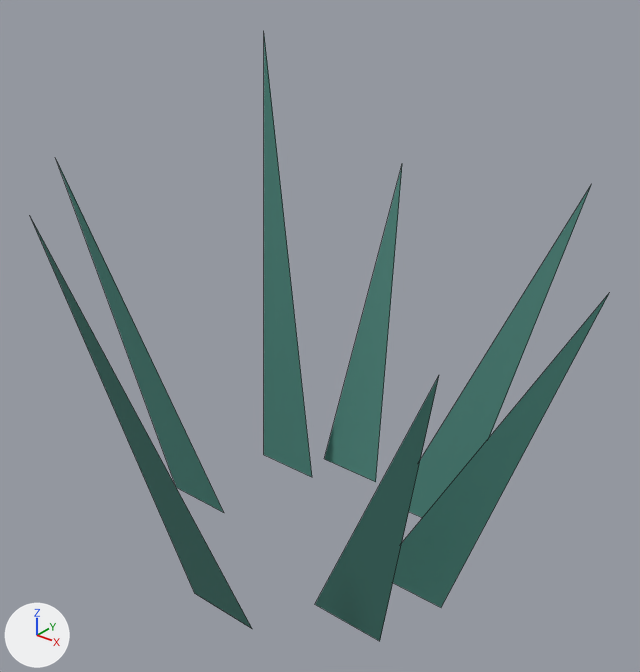
An edit to the glTF model maze3d/assets/models/grass.glb, drawn before and after from the same camera.
Camera for both pictures: a camera (50 mm lens) standing at (0.511, -0.608, 0.632) and looking at (0.018, 0.008, 0.25). Every picture has the same lights, and +X, +Y and +Z are marked at lower left. The older version comes first. Mesh edges are drawn as thin lines. Where no turn or scale is listed for an object, it has been applied to the vertices.

The first picture shows 'Blade', 'Blade.001', 'Blade.002', 'Blade.003', 'Blade.004', 'Blade.005', 'Blade.006'.
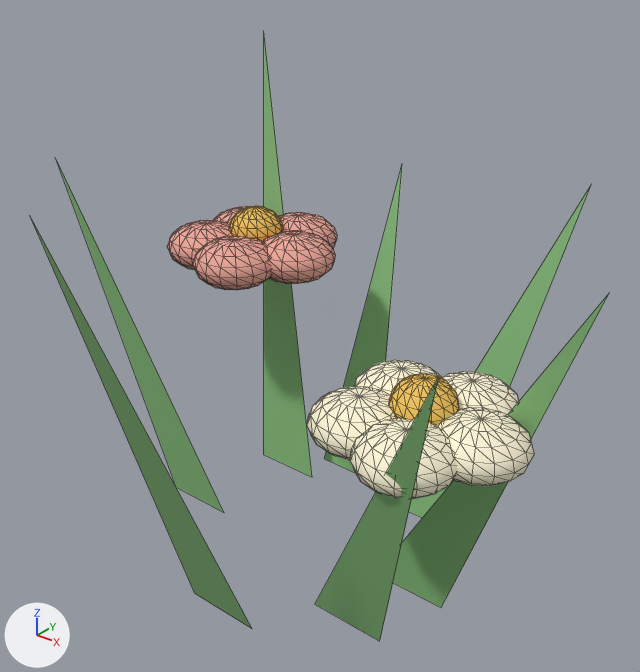
Location of each change, (x1, y1, x2, y2) in pixels of the pictures (640 x 672 px):
'Blade', recoloured: (393, 295, 608, 607) in both
'Blade.001', recoloured (dark cyan to green): (264, 41, 312, 477) in both
'Blade.003', recoloured: (409, 189, 589, 518) in both
'Blade.005', recoloured (dark cyan to green): (315, 376, 439, 641) in both
'Blade.006', recoloured (dark cyan to green): (324, 168, 402, 472) in both
'Blade.002', recoloured: (36, 230, 252, 629) in both
'Blade.004', recoloured: (60, 169, 224, 513) in both
'Petal.005', added (pale yellow): after (436, 407, 534, 487)
'Petal.009', added (pale yellow): after (350, 418, 457, 499)
'Petal.008', added (pale yellow): after (307, 386, 396, 460)
'Petal.004', added (pink): after (193, 236, 271, 290)
'Petal', added (pink): after (262, 231, 335, 284)
'FlowerCenter.001', added: after (389, 374, 459, 426)
'Petal.006', added (pale yellow): after (441, 371, 519, 415)
'Petal.003', added (pink): after (167, 220, 232, 270)
'Petal.007', added (pale yellow): after (354, 360, 441, 395)
'FlowerCenter', added: after (229, 206, 283, 241)
'Petal.001', added (pink): after (278, 212, 337, 248)
'Petal.002', added (mostly hidden): after (213, 206, 249, 224)

The change, as a list of edits to the scene's bpy script:
```text
Change mat_moss:
    mat_moss.base_color: (0.0529, 0.195, 0.162) -> (0.227, 0.479, 0.188)  # dark cyan #417a70 -> green #83b878
Add ob_petal_009:
    ob_petal_009 = bpy.data.objects.new('Petal.009', me_sphere_059)  # a UV sphere (16 segments, 8 rings, poles along z) spanning x -0.045..0.045, y -0.045..0.045, z -0.026..0.026; in mat_cream (pale yellow #fff7d9)
    ob_petal_009.location = (0.187, -0.092, 0.23)
Add ob_petal_008:
    ob_petal_008 = bpy.data.objects.new('Petal.008', me_sphere_058)  # a UV sphere (16 segments, 8 rings, poles along z) spanning x -0.045..0.045, y -0.045..0.045, z -0.026..0.026; in mat_cream (pale yellow #fff7d9)
    ob_petal_008.location = (0.126, -0.072, 0.23)
Add ob_petal_007:
    ob_petal_007 = bpy.data.objects.new('Petal.007', me_sphere_057)  # a UV sphere (16 segments, 8 rings, poles along z) spanning x -0.045..0.045, y -0.045..0.045, z -0.026..0.026; in mat_cream (pale yellow #fff7d9)
    ob_petal_007.location = (0.126, -0.008, 0.23)
Add ob_petal_006:
    ob_petal_006 = bpy.data.objects.new('Petal.006', me_sphere_056)  # a UV sphere (16 segments, 8 rings, poles along z) spanning x -0.045..0.045, y -0.045..0.045, z -0.026..0.026; in mat_cream (pale yellow #fff7d9)
    ob_petal_006.location = (0.187, 0.012, 0.23)
Add ob_petal_005:
    ob_petal_005 = bpy.data.objects.new('Petal.005', me_sphere_055)  # a UV sphere (16 segments, 8 rings, poles along z) spanning x -0.045..0.045, y -0.045..0.045, z -0.026..0.026; in mat_cream (pale yellow #fff7d9)
    ob_petal_005.location = (0.225, -0.04, 0.23)
Add ob_petal_004:
    ob_petal_004 = bpy.data.objects.new('Petal.004', me_sphere_053)  # a UV sphere (16 segments, 8 rings, poles along z) spanning x -0.045..0.045, y -0.045..0.045, z -0.026..0.026; in mat_pink (pink #eca799)
    ob_petal_004.location = (-0.113, 0.028, 0.29)
Add ob_petal_003:
    ob_petal_003 = bpy.data.objects.new('Petal.003', me_sphere_052)  # a UV sphere (16 segments, 8 rings, poles along z) spanning x -0.045..0.045, y -0.045..0.045, z -0.026..0.026; in mat_pink (pink #eca799)
    ob_petal_003.location = (-0.174, 0.048, 0.29)
Add ob_petal_002:
    ob_petal_002 = bpy.data.objects.new('Petal.002', me_sphere_051)  # a UV sphere (16 segments, 8 rings, poles along z) spanning x -0.045..0.045, y -0.045..0.045, z -0.026..0.026; in mat_pink (pink #eca799)
    ob_petal_002.location = (-0.174, 0.112, 0.29)
Add ob_petal_001:
    ob_petal_001 = bpy.data.objects.new('Petal.001', me_sphere_052.copy())
    ob_petal_001.location = (-0.113, 0.132, 0.29)
Add ob_petal:
    ob_petal = bpy.data.objects.new('Petal', me_sphere_049)  # a UV sphere (16 segments, 8 rings, poles along z) spanning x -0.045..0.045, y -0.045..0.045, z -0.026..0.026; in mat_pink (pink #eca799)
    ob_petal.location = (-0.075, 0.08, 0.29)
Add ob_flowercenter_001:
    ob_flowercenter_001 = bpy.data.objects.new('FlowerCenter.001', me_sphere_060)  # a UV sphere (16 segments, 8 rings, poles along z) spanning x -0.03..0.03, y -0.03..0.03, z -0.025..0.025; in mat_gold (yellow #f0c35a)
    ob_flowercenter_001.location = (0.17, -0.04, 0.25)
Add ob_flowercenter:
    ob_flowercenter = bpy.data.objects.new('FlowerCenter', me_sphere_054)  # a UV sphere (16 segments, 8 rings, poles along z) spanning x -0.03..0.03, y -0.03..0.03, z -0.025..0.025; in mat_gold (yellow #f0c35a)
    ob_flowercenter.location = (-0.13, 0.08, 0.31)
```
